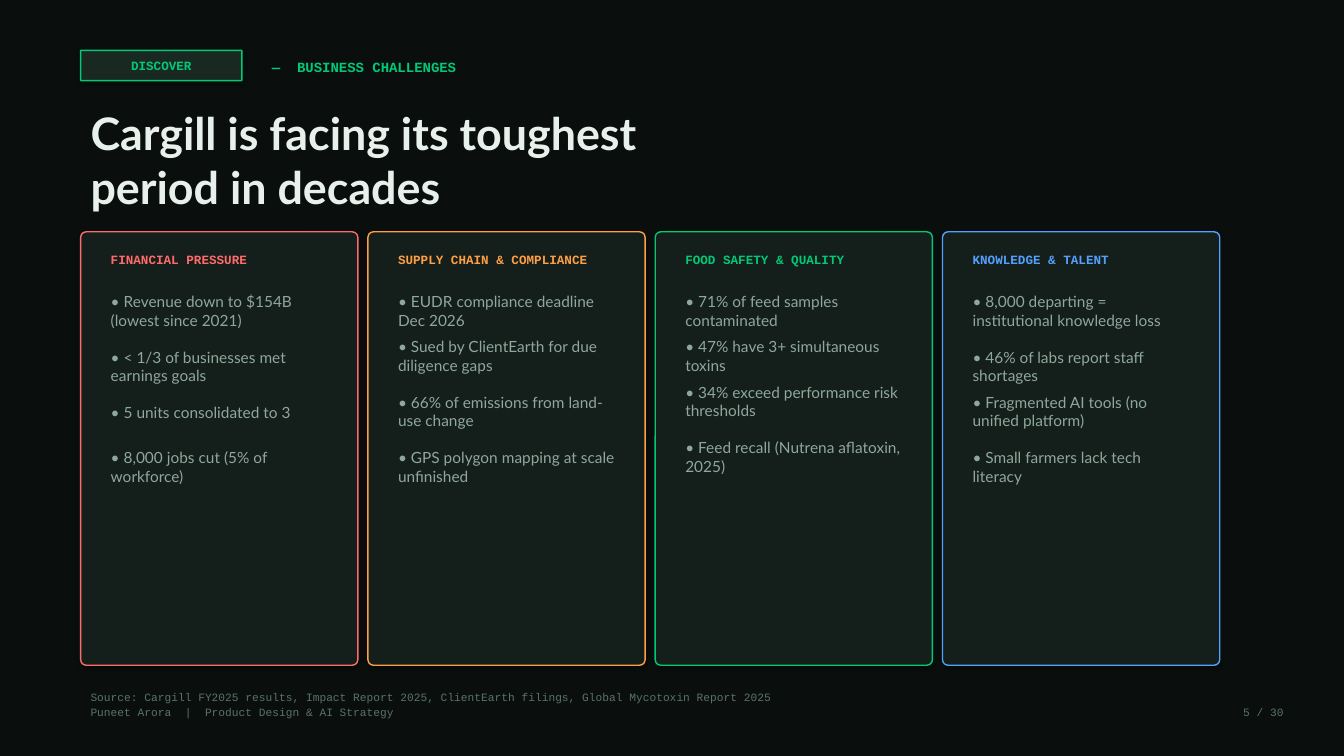
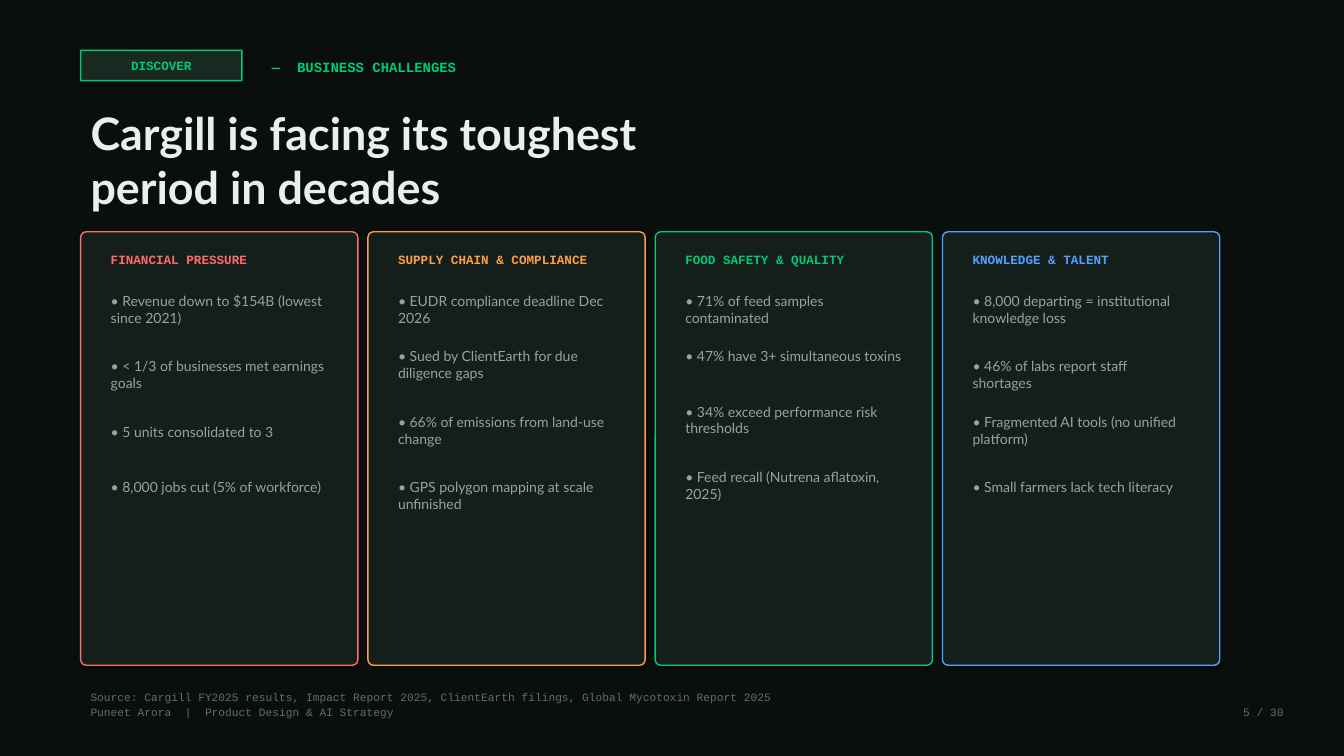
Before and after one commit to puneetindeelhi940/portfolio, a slide deck: slide 5 of FeedIQ-TCT-Case-Study-Puneet-Arora.pptx. Drawn at 1344x756 pixels with LibreOffice and Linux fonts; fonts in the diff are those of the drawing. Boxes give left, top, right and bottom in pixels: in the first picture for what was removed or moved away, otherwise in the second. Text is boxed around its words. In the diff, an @@ line names an element or a change of style, - is before the commit and + after.

```diff
--- a/FeedIQ-TCT-Case-Study-Puneet-Arora.pptx
+++ b/FeedIQ-TCT-Case-Study-Puneet-Arora.pptx
@@ text "• < 1/3 of businesses ...": place and size @@
-text "• < 1/3 of businesses ..." at box(111, 351, 286, 384)
+text "• < 1/3 of businesses ..." at box(111, 360, 325, 391)
@@ text "• Sued by ClientEarth for ...": place and size @@
-text "• Sued by ClientEarth for ..." at box(398, 340, 597, 374)
+text "• Sued by ClientEarth for ..." at box(398, 350, 578, 381)
@@ text "• 47% have 3+ simultaneous ...": place and size @@
-text "• 47% have 3+ simultaneous ..." at box(685, 340, 879, 371)
+text "• 47% have 3+ simultaneous ..." at box(697, 350, 901, 361)
@@ text "• 46% of labs report ...": place and size @@
-text "• 46% of labs report ..." at box(973, 351, 1144, 384)
+text "• 46% of labs report ..." at box(973, 360, 1127, 391)
@@ text "• 5 units consolidated to ...": place and size @@
-text "• 5 units consolidated to ..." at box(124, 406, 291, 418)
+text "• 5 units consolidated to ..." at box(122, 426, 273, 437)
@@ text "• 66% of emissions from ...": place and size @@
-text "• 66% of emissions from ..." at box(398, 396, 603, 429)
+text "• 66% of emissions from ..." at box(398, 416, 604, 447)
@@ text "• 34% exceed performance risk ...": place and size @@
-text "• 34% exceed performance risk ..." at box(685, 386, 898, 416)
+text "• 34% exceed performance risk ..." at box(685, 407, 878, 433)
@@ text "• Fragmented AI tools (no ...": place and size @@
-text "• Fragmented AI tools (no ..." at box(973, 396, 1147, 429)
+text "• Fragmented AI tools (no ..." at box(973, 416, 1176, 447)
@@ text "• 8,000 jobs cut (5% ...": place and size @@
-text "• 8,000 jobs cut (5% ..." at box(111, 451, 267, 484)
+text "• 8,000 jobs cut (5% ..." at box(122, 481, 321, 495)
@@ text "• GPS polygon mapping at ...": place and size @@
-text "• GPS polygon mapping at ..." at box(398, 451, 614, 482)
+text "• GPS polygon mapping at ..." at box(398, 481, 593, 509)
@@ text "• Feed recall (Nutrena aflatoxin, ...": place and size @@
-text "• Feed recall (Nutrena aflatoxin, ..." at box(685, 441, 900, 474)
+text "• Feed recall (Nutrena aflatoxin, ..." at box(685, 471, 880, 501)
@@ size 11 to 10 pt in 16 elements at box(111, 294, 322, 325), box(398, 295, 604, 323), box(685, 295, 824, 323), box(973, 295, 1170, 326), box(111, 360, 325, 391), box(398, 350, 578, 381), box(697, 350, 901, 361), box(973, 360, 1127, 391), box(398, 416, 604, 447), box(122, 426, 273, 437), box(685, 407, 878, 433), box(973, 416, 1176, 447), box(122, 481, 321, 495), box(398, 481, 593, 509), box(685, 471, 880, 501), box(984, 481, 1173, 495) @@
@@ text "• Small farmers lack tech ...": place and size @@
-text "• Small farmers lack tech ..." at box(973, 451, 1141, 485)
+text "• Small farmers lack tech ..." at box(984, 481, 1173, 495)
```
Also in this commit, not shown: 23 other slides changed, 3 other files.
